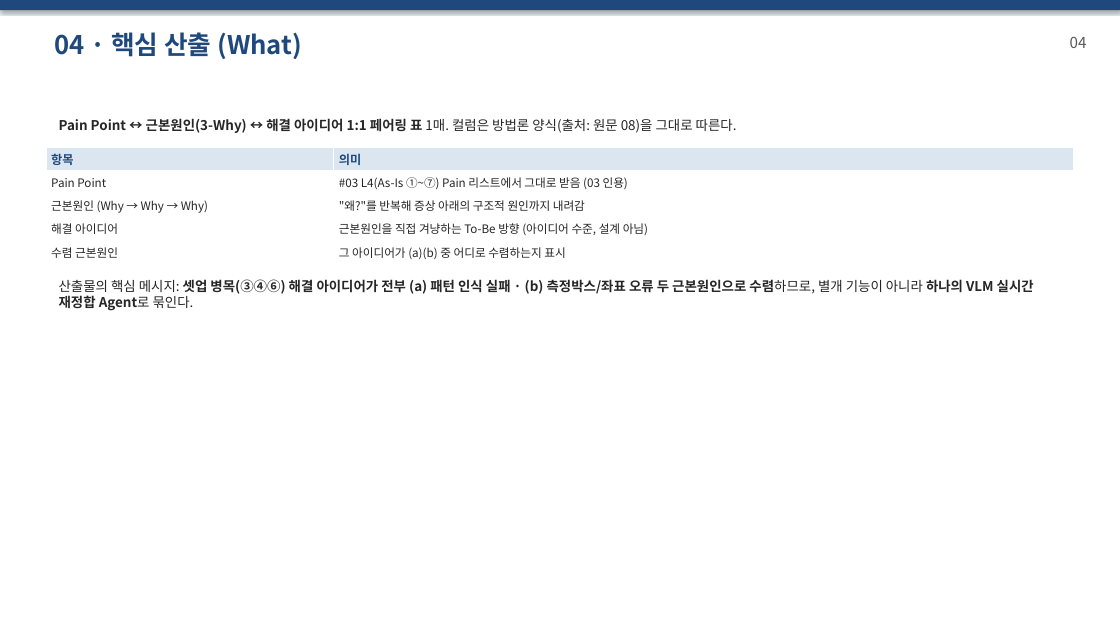
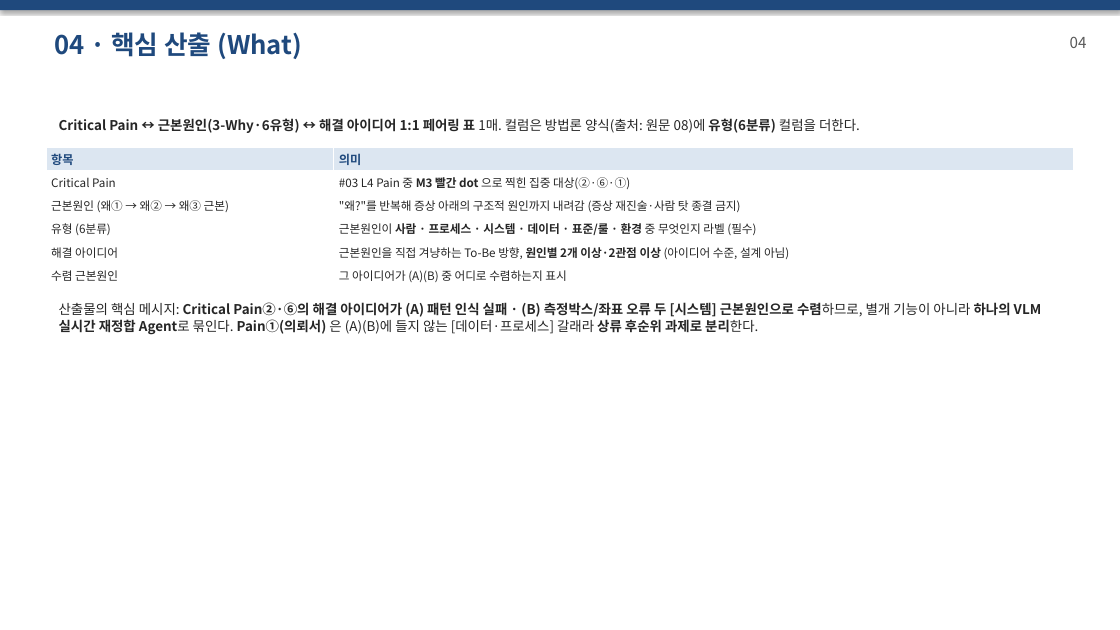
Before and after one commit to DarrenKoi/pm_notes, a slide deck: slide 27 of my-task/AIX_POC/프로젝트_smart_align_agent/07-적용_CDSEM_실행기획_세트.pptx (slide 26 before the commit). Drawn at 1120x630 pixels with LibreOffice and Linux fonts; fonts in the diff are those of the drawing. Boxes give left, top, right and bottom in pixels: in the first picture for what was removed or moved away, otherwise in the second. Text is boxed around its words. In the diff, an @@ line names an element or a change of style, - is before the commit and + after.

```diff
--- a/my-task/AIX_POC/프로젝트_smart_align_agent/07-적용_CDSEM_실행기획_세트.pptx
+++ b/my-task/AIX_POC/프로젝트_smart_align_agent/07-적용_CDSEM_실행기획_세트.pptx
@@ text at [59,118,860,133]: text changed @@
-Pain Point ↔ 근본원인(3-Why) ↔ 해결 아이디어 1:1 페어링 표 1매. 컬럼은 방법론 양식(출처: 원문 08)을 그대로 따른다.
+Critical Pain ↔ 근본원인(3-Why·6유형) ↔ 해결 아이디어 1:1 페어링 표 1매. 컬럼은 방법론 양식(출처: 원문 08)에 유형(6분류) 컬럼을 더한다.
@@ table at [46,147,1075,287] @@
-row 2: Pain Point | #03 L4(As-Is ①~⑦) Pain 리스트에서 그대로 받음 (03 인용)
-row 3: 근본원인 (Why → Why → Why) | "왜?"를 반복해 증상 아래의 구조적 원인까지 내려감
-row 4: 해결 아이디어 | 근본원인을 직접 겨냥하는 To-Be 방향 (아이디어 수준, 설계 아님)
-row 5: 수렴 근본원인 | 그 아이디어가 (a)(b) 중 어디로 수렴하는지 표시
+row 2: Critical Pain | #03 L4 Pain 중 M3 빨간 dot 으로 찍힌 집중 대상(②·⑥·①)
+row 3: 근본원인 (왜① → 왜② → 왜③ 근본) | "왜?"를 반복해 증상 아래의 구조적 원인까지 내려감 (증상 재진술·사람 탓 종결 금지)
+row 4: 유형 (6분류) | 근본원인이 사람 · 프로세스 · 시스템 · 데이터 · 표준/룰 · 환경 중 무엇인지 라벨 (필수)
+row 5: 해결 아이디어 | 근본원인을 직접 겨냥하는 To-Be 방향, 원인별 2개 이상·2관점 이상 (아이디어 수준, 설계 아님)
+row 6: 수렴 근본원인 | 그 아이디어가 (A)(B) 중 어디로 수렴하는지 표시
@@ text at [59,302,1042,334]: text changed @@
-산출물의 핵심 메시지: 셋업 병목(③④⑥) 해결 아이디어가 전부 (a) 패턴 인식 실패 · (b) 측정박스/좌표 오류 두 근본원인으로 수렴하므로, 별개 기능이 아니라 하나의 VLM 실시간 재정합 Agent로 묶인다.
+산출물의 핵심 메시지: Critical Pain②·⑥의 해결 아이디어가 (A) 패턴 인식 실패 · (B) 측정박스/좌표 오류 두 [시스템] 근본원인으로 수렴하므로, 별개 기능이 아니라 하나의 VLM 실시간 재정합 Agent로 묶인다. Pain①(의뢰서) 은 (A)(B)에 들지 않는 [데이터·프로세스] 갈래라 상류 후순위 과제로 분리한다.
```
Also in this commit, not shown: 35 other slides changed, 4 slides added, 1 slide removed, 14 other files.
